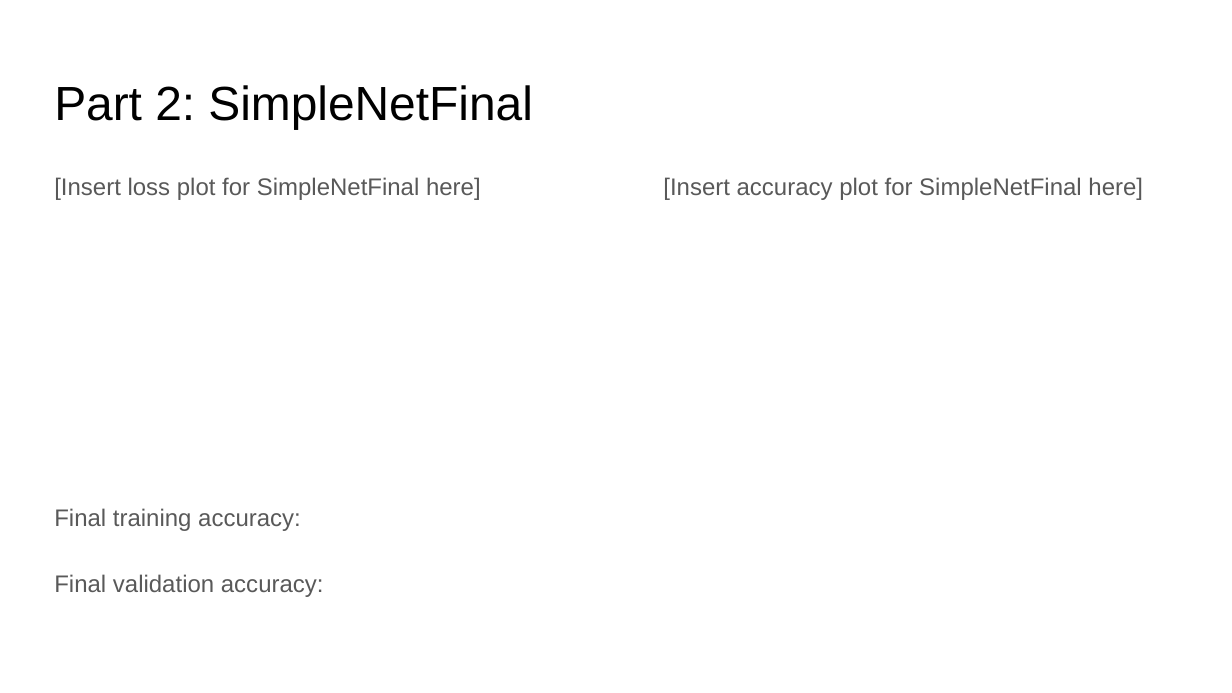
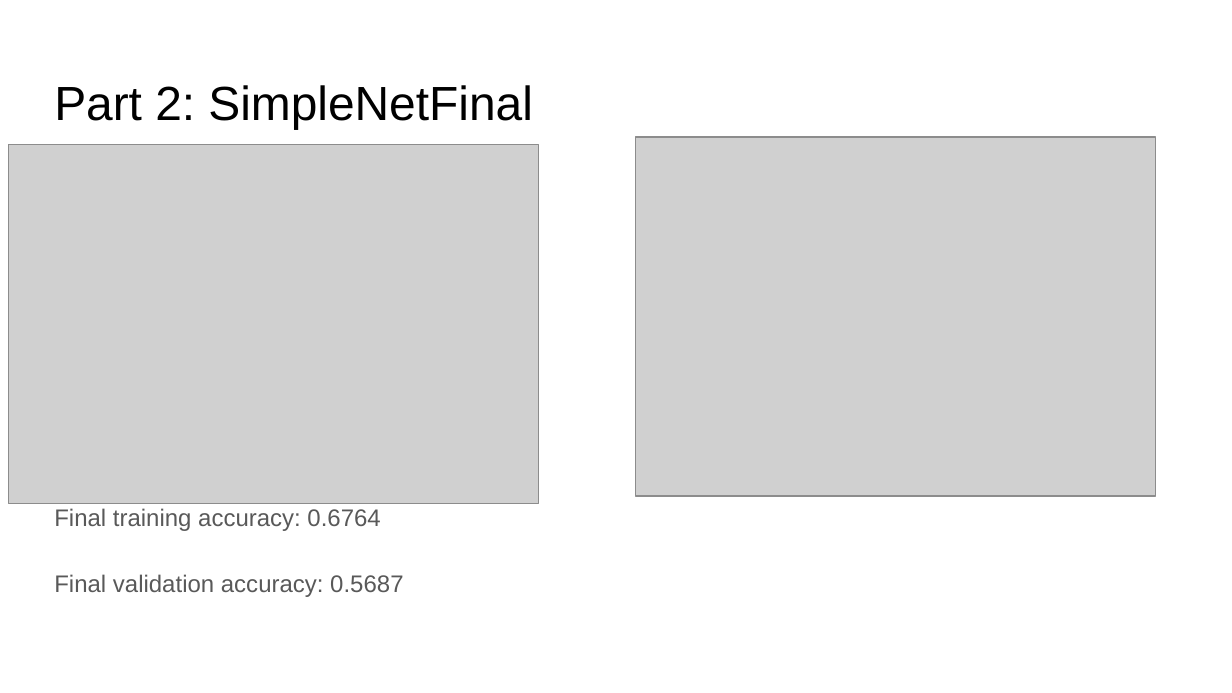
Before and after one commit to bojunyang24/CS6476, a slide deck: slide 4 of proj5/proj5_report.pptx. Drawn at 1232x693 pixels with LibreOffice and Linux fonts; fonts in the diff are those of the drawing; grey boxes stand for pictures. Boxes give left, top, right and bottom in pixels: in the first picture for what was removed or moved away, otherwise in the second. Text is boxed around its words. In the diff, an @@ line names an element or a change of style, - is before the commit and + after.

```diff
--- a/proj5/proj5_report.pptx
+++ b/proj5/proj5_report.pptx
@@ picture added at (9, 144, 540, 503) @@
@@ picture added at (636, 137, 1157, 495) @@
@@ text removed at (663, 177, 1143, 200) @@
-[Insert accuracy plot for SimpleNetFinal here]
@@ text at (54, 508, 403, 597): text changed @@
-Final training accuracy:
-Final validation accuracy:
+Final training accuracy: 0.6764
+Final validation accuracy: 0.5687
```
Also in this commit, not shown: 7 other slides changed, 13 other files.
